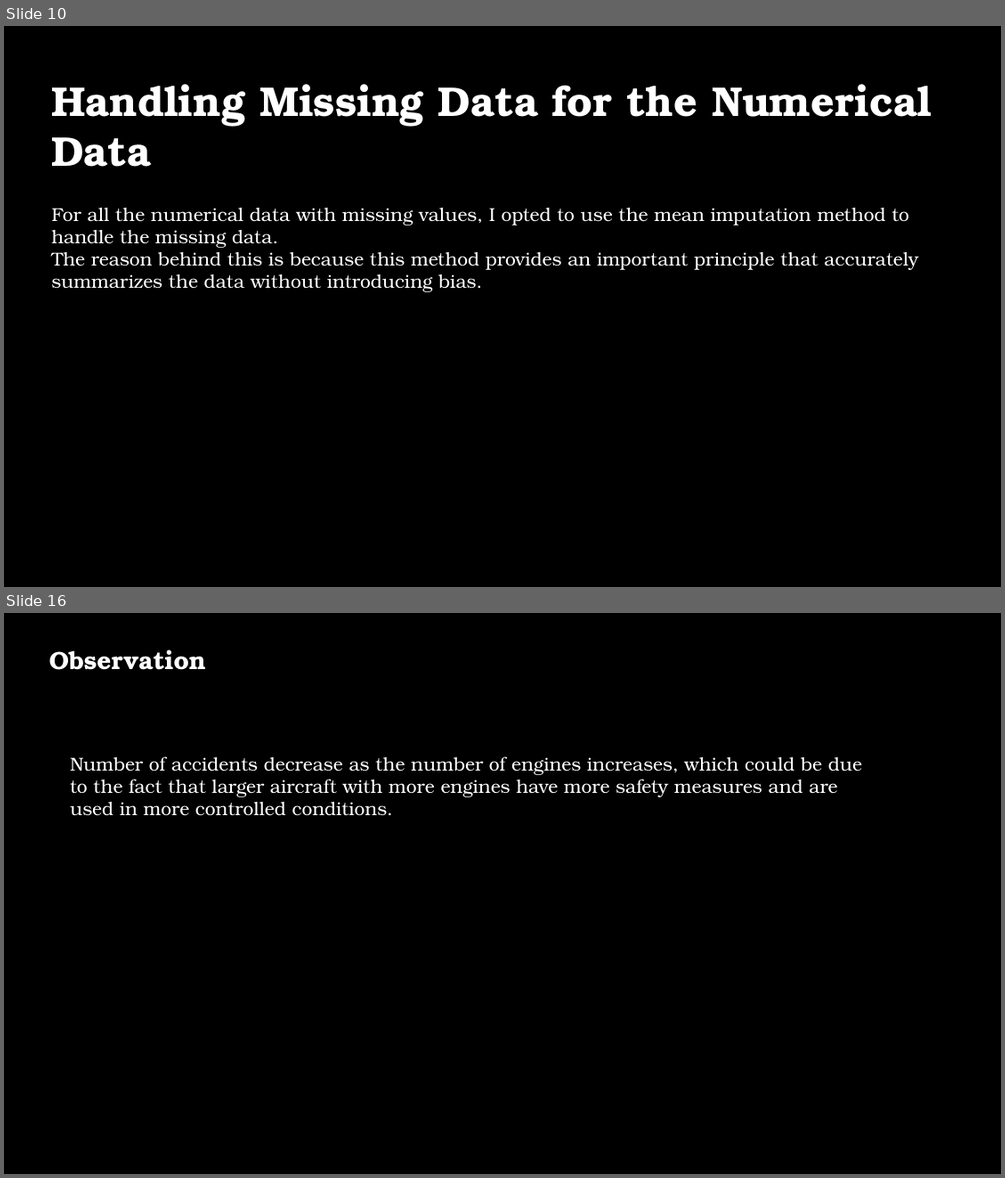
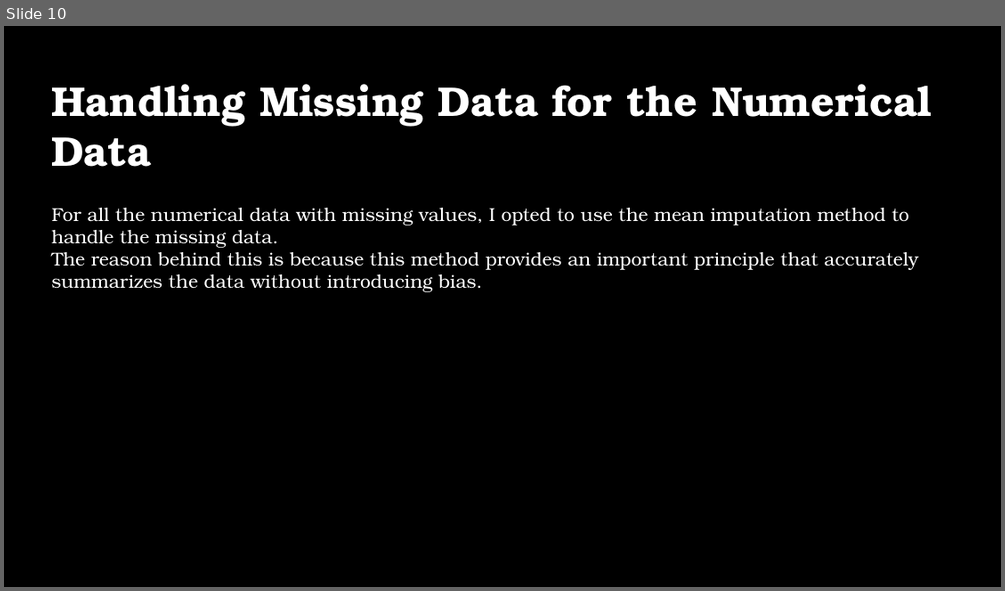
Before and after one commit to godwinmutuma/Phase1-project, a slide deck: Aviation Analysis.pptx. Shown one above the other, each under a label of ours: slides 10 and 16 before the commit, slide 10 after it; the slides between them are not shown. The pictures are 1005x1178 and 1005x591 pixels, drawn with LibreOffice and Linux fonts; fonts in the diff are those of the drawing; background and template pictures are left out. Boxes give left, top, right and bottom in pixels: in the first picture for what was removed or moved away, otherwise in the second. Text is boxed around its words. In the diff, an @@ line names an element or a change of style, - is before the commit and + after.

```diff
--- a/Aviation Analysis.pptx
+++ b/Aviation Analysis.pptx
@@ slide 16 removed at [4,613,1001,1174], background picture (left out) @@
@@ text removed at [49,649,206,670] @@
-Observation
@@ text removed at [70,756,862,815] @@
-Number of accidents decrease as the number of engines increases, which could be due to the fact that larger aircraft with more engines have more safety measures and are used in more controlled conditions.
```
Also in this commit, not shown: 9 slides changed, 8 other slides removed, 1 other file.
